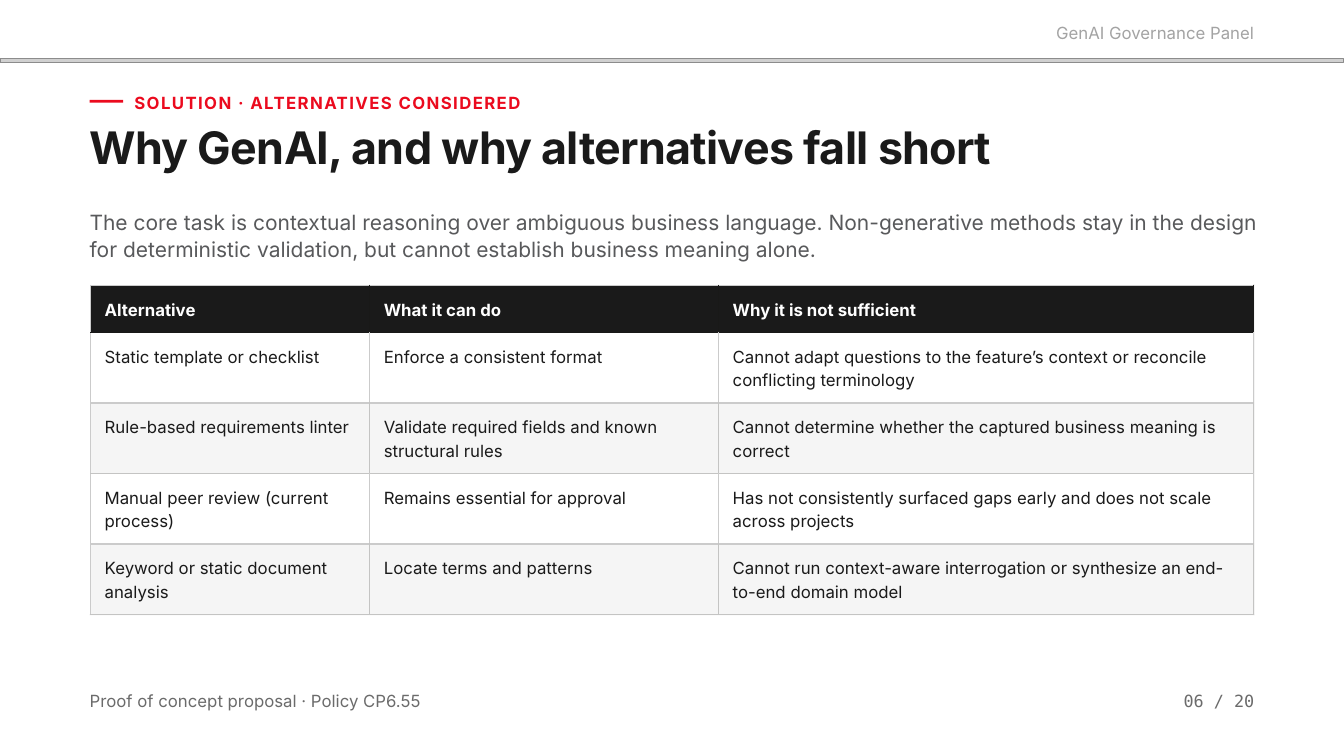
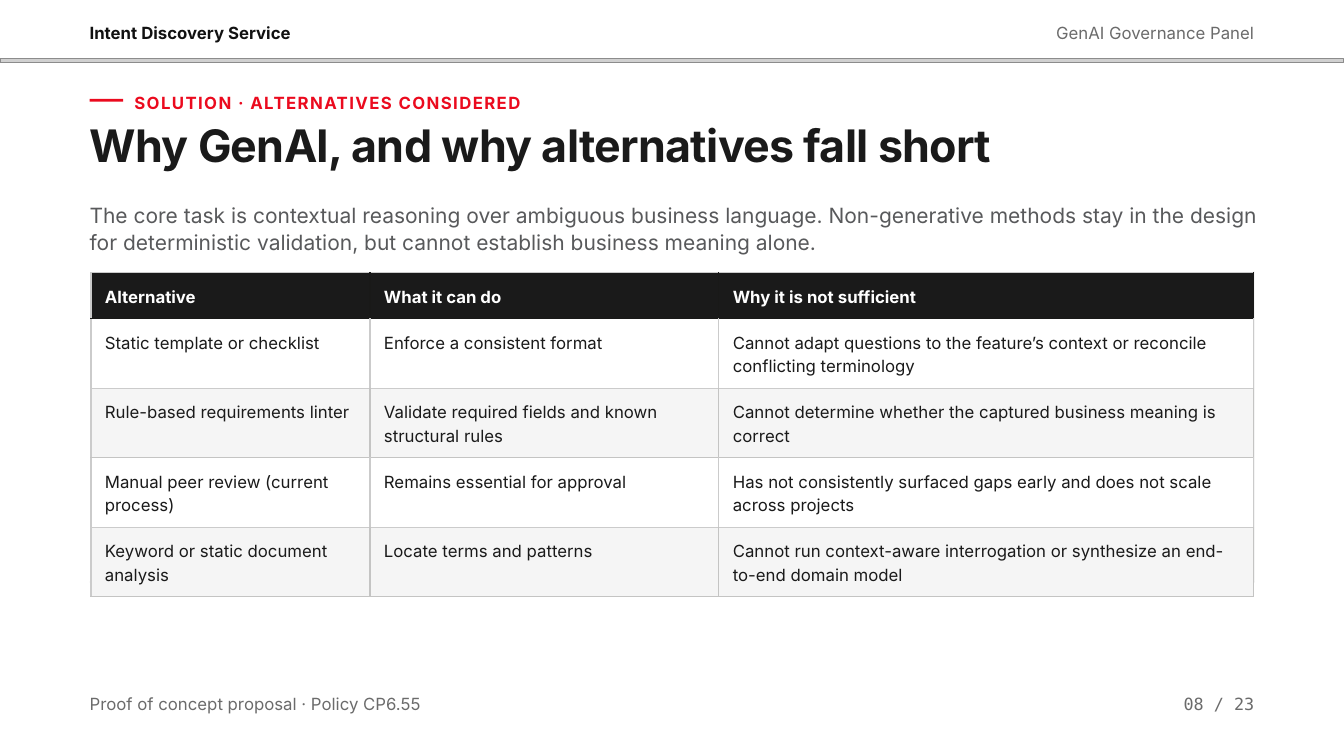
Before and after one commit to pavankumargoli/Machine-Learning-Featurization-and-TSNE, a slide deck: slide 8 of Intent Discovery Service — GenAI Council v4.pptx (slide 6 before the commit). Drawn at 1344x756 pixels with LibreOffice and Linux fonts; fonts in the diff are those of the drawing; grey boxes stand for pictures. Boxes give left, top, right and bottom in pixels: in the first picture for what was removed or moved away, otherwise in the second. Text is boxed around its words. In the diff, an @@ line names an element or a change of style, - is before the commit and + after.

```diff
--- a/Intent Discovery Service — GenAI Council v4.pptx
+++ b/Intent Discovery Service — GenAI Council v4.pptx
@@ text added at (x1=90, y1=26, x2=291, y2=43), 12 pt, text #111111, bold @@
+Intent Discovery Service
@@ text "GenAI Governance Panel" at (x1=1056, y1=26, x2=1254, y2=39): text colour #A3A3A3 to #6B6B6B @@
@@ text "The core task is contextual ..." moved from (x1=90, y1=214, x2=1256, y2=262) to (x1=90, y1=207, x2=1256, y2=255) @@
@@ table resized from (x1=91, y1=285, x2=1254, y2=615) to (x1=91, y1=273, x2=1254, y2=589) @@
@@ line moved from (1254, 284) - (1254, 615) to (1254, 271) - (1254, 583) @@
@@ line moved from (90, 615) - (1254, 615) to (90, 582) - (1254, 582) @@
@@ text removed at (x1=1184, y1=694, x2=1254, y2=707) @@
-06 / 20
@@ text added at (x1=1184, y1=697, x2=1254, y2=710), 12 pt, text #6B6B6B @@
+08 / 23
```
Also in this commit, not shown: 18 other slides changed, 4 slides added, 1 slide removed.
